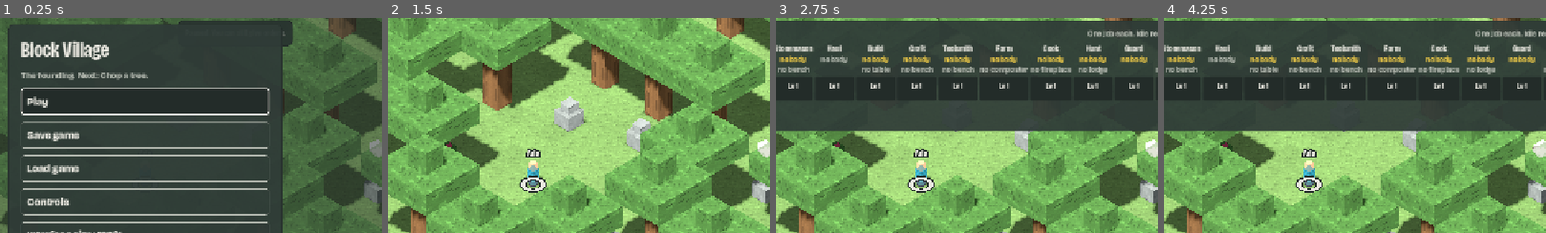
Above: before the commit, frames 1-4 (left to right).
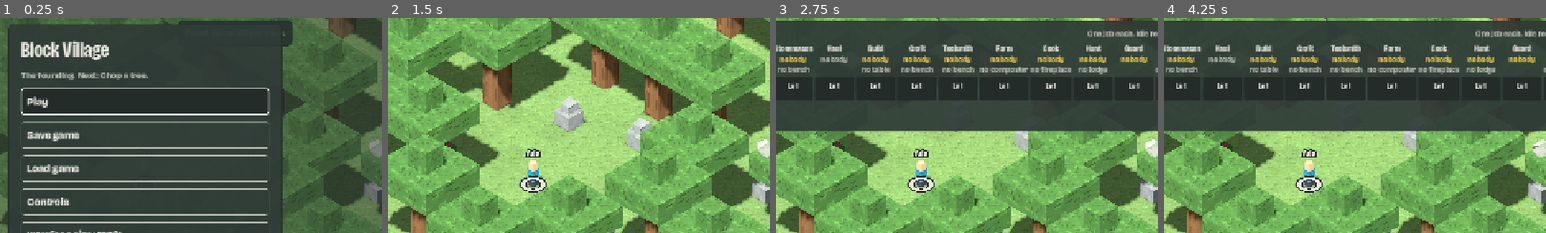
Above: after the commit, the same moments.

Repository: NerdyToddGerdy/mc_village
Game: Godot game, scene res://scenes/main.tscn
Two runs of this game, one before a commit and one after it. Both use one fixed random seed, a clock stepped at 60 frames per second and the inputs below.
Inputs:
- Up to frame 1 (0.25 s): no input
- Up to frame 2 (1.5 s): click "Play" at 0.5 s; click "Tools and armor 0 ↓" at 1.25 s
- Up to frame 3 (2.75 s): click "Jobs" at 2 s
- Up to frame 4 (4.25 s): click "‖" at 2.75 s; click "1×" at 3.5 s
The pictures show only the part of the screen within x 31-81%, y 11-61%; the shares and areas given below are measured in that part.

The runs differ from the first frame. In frame 2, less than 0.1% of the frame differs, in the area x 36-40%, y 68-78%; in frame 3, less than 0.1%; in frame 4, less than 0.1%, in the area x 36-98%, y 59-78%.

Commit message:
Residents and animals look solid: the x-ray skips pixels the body already draws (#237)
Co-Authored-By: Claude Sonnet 5.5 <noreply@anthropic.com>

Diff:
--- a/game/view/world_view.gd
+++ b/game/view/world_view.gd
@@ -1517,10 +1517,15 @@
 			var sm := StandardMaterial3D.new()
 			sm.albedo_color = color
 			sm.roughness = 1.0
+			sm.stencil_mode = BaseMaterial3D.STENCIL_MODE_CUSTOM  # marks where the body is seen, so the x-ray skips it (issue #237)
+			sm.stencil_flags = BaseMaterial3D.STENCIL_FLAG_WRITE
+			sm.stencil_compare = BaseMaterial3D.STENCIL_COMPARE_ALWAYS
+			sm.stencil_reference = 1
 			sm.next_pass = _xray_material(tunic)
 			m = sm
 		else:  # a pixel texture (issue #206, phase 4), through the blocks' shader
 			var shm := _block_material(false)
+			shm.shader = _person_shader(shm.shader)
 			shm.set_shader_parameter("from_instance", false)
 			shm.set_shader_parameter("local_uv", true)
 			shm.set_shader_parameter("tint", color)
@@ -1533,6 +1538,15 @@
 
 var _xrays := {}
 var _tag_font: FontVariation
+var _person_shader_copy: Shader
+
+
+## The blocks' shader with a stencil mark, for people's textured parts: a copy, so the world's blocks don't mark it (issue #237).
+func _person_shader(base: Shader) -> Shader:
+	if _person_shader_copy == null:
+		_person_shader_copy = Shader.new()
+		_person_shader_copy.code = base.code.replace("shader_type spatial;", "shader_type spatial;\nstencil_mode write, compare_always, 1;")
+	return _person_shader_copy
 
 
 ## A faint silhouette shown only where something (a tree, a wall) is in front of a resident,
@@ -1544,6 +1558,7 @@
 		sh.code = """
 shader_type spatial;
 render_mode unshaded, depth_test_disabled, depth_draw_never, cull_back;
+stencil_mode read, compare_not_equal, 1;  // not where this body, or any body, is already drawn (issue #237)
 uniform vec4 tint : source_color;
 uniform sampler2D depth_tex : hint_depth_texture, filter_nearest;
 
